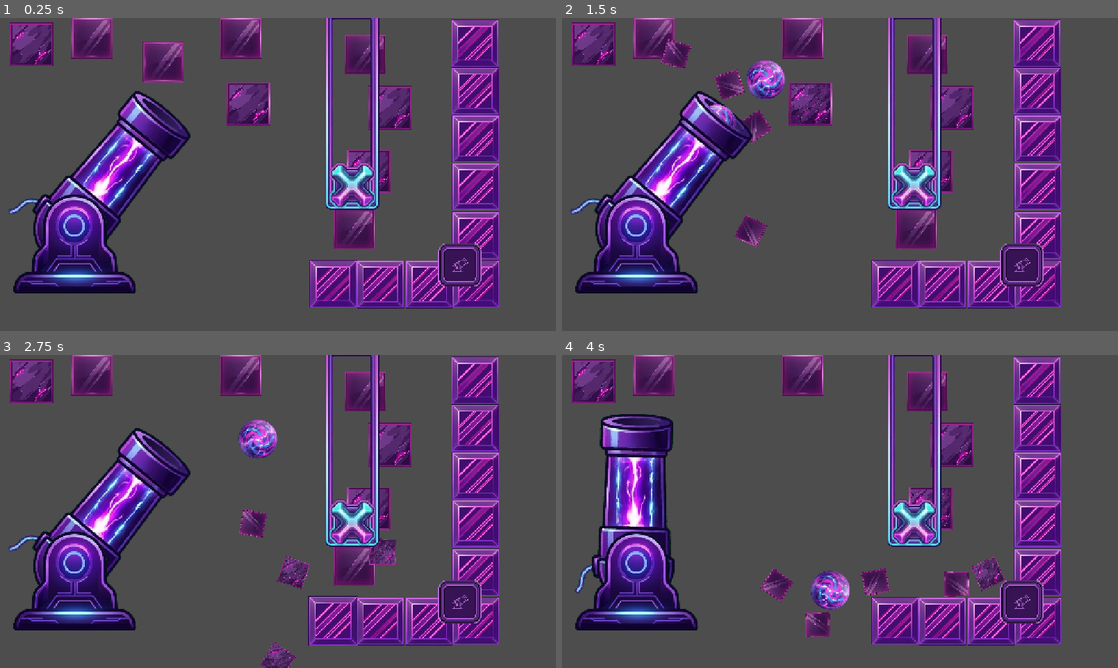
Above: before the commit, frames 1-4 (two rows, left to right).
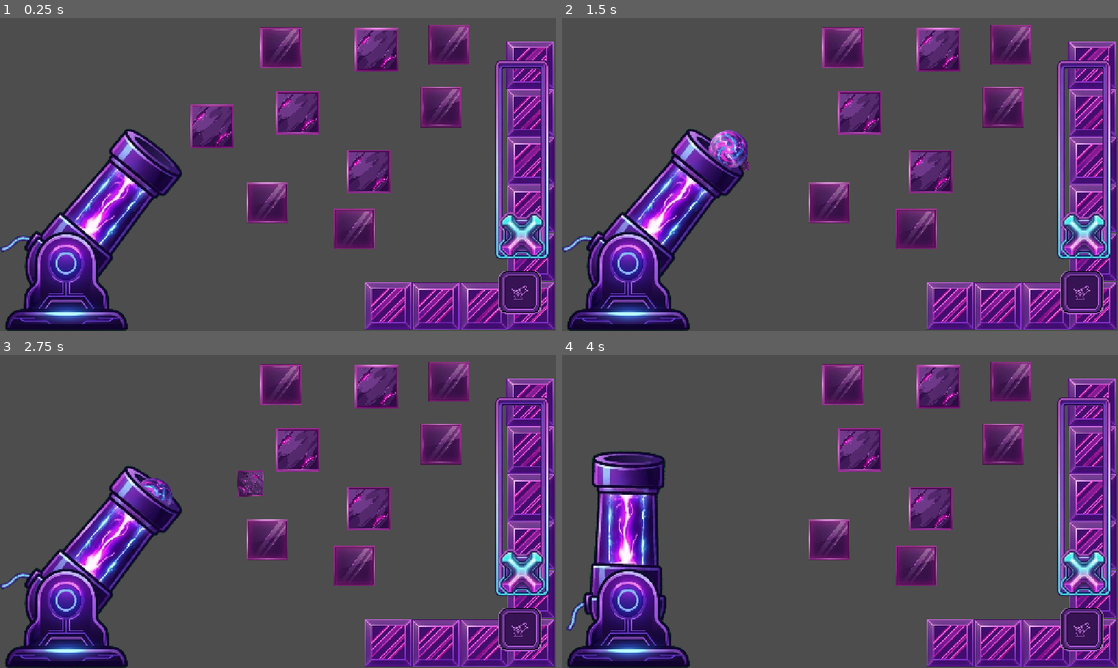
Above: after the commit, the same moments.

Repository: Zidan-09/Arc-Impact
Game: Godot game, scene res://components/cannon-controller/CannonController.tscn
Same seed, same stepped clock (60 frames per second), same inputs: the game is played once before the commit and once after it. This scene is started directly instead of the project's main scene.
Inputs (mouse positions are in pixels of both pictures, inside the frame that each line leads up to; where the layout moved, square brackets give the same spot in the first picture):
- Up to frame 1 (0.25 s): no input
- Up to frame 2 (1.5 s): click (1084, 293) [1023, 265] at 0.5 s; click (1084, 293) [1023, 265] at 1.25 s
- Up to frame 3 (2.75 s): click (522, 630) [461, 602] at 2 s
- Up to frame 4 (4 s): drag from (912, 520) to (662, 533) at 2.77 s; drag from (728, 527) to (656, 376) at 3.52 s

The runs differ from the first frame. In frame 1, 49% of the frame differs, in the area x 0-100%, y 0-100%; in frame 2, 49%; in frame 3, 48%; in frame 4, 49%.

Commit message:
feat(docs): documented the level generation plan

Diff:
--- a/components/cannon-controller/CannonController.tscn
+++ b/components/cannon-controller/CannonController.tscn
@@ -12,16 +12,7 @@
 script = ExtResource("1_vu4is")
 
 [node name="Cannon" parent="." unique_id=1115613926 instance=ExtResource("1_l1rob")]
-position = Vector2(173, 523)
-
-[node name="PowerSlider" parent="." unique_id=199311976 instance=ExtResource("2_vu4is")]
-offset_left = 706.0
-offset_top = -104.0
-offset_right = 706.0
-offset_bottom = -104.0
-scale = Vector2(0.7, 0.7)
-pivot_offset = Vector2(348, 362)
-mouse_filter = 0
+position = Vector2(154, 609)
 
 [node name="GlassSquare" parent="." unique_id=741610891 instance=ExtResource("4_hpp5o")]
 position = Vector2(815, 485)
@@ -37,7 +28,7 @@
 hit_duration = null
 
 [node name="GlassSquare2" parent="." unique_id=1403924009 instance=ExtResource("4_hpp5o")]
-position = Vector2(212.00006, 47.00006)
+position = Vector2(647, 68)
 scale = Vector2(0.1, 0.1)
 velocity_retain = null
 shard_count = null
@@ -50,7 +41,7 @@
 hit_duration = null
 
 [node name="GlassSquare3" parent="." unique_id=1478812978 instance=ExtResource("4_hpp5o")]
-position = Vector2(376, 101)
+position = Vector2(616, 424.99997)
 scale = Vector2(0.1, 0.1)
 velocity_retain = null
 shard_count = null
@@ -63,7 +54,7 @@
 hit_duration = null
 
 [node name="GlassSquare4" parent="." unique_id=571272308 instance=ExtResource("4_hpp5o")]
-position = Vector2(554, 47.000008)
+position = Vector2(1016, 205)
 scale = Vector2(0.1, 0.1)
 velocity_retain = null
 shard_count = null
@@ -76,7 +67,7 @@
 hit_duration = null
 
 [node name="GlassSquare5" parent="." unique_id=1317840172 instance=ExtResource("4_hpp5o")]
-position = Vector2(841, 84)
+position = Vector2(1034, 61)
 scale = Vector2(0.1, 0.1)
 velocity_retain = null
 shard_count = null
@@ -89,61 +80,61 @@
 hit_duration = null
 
 [node name="MetalSquare" parent="." unique_id=759896926 instance=ExtResource("5_pkjfq")]
-position = Vector2(988, 613)
+position = Vector2(1115, 662.99994)
 scale = Vector2(0.2, 0.2)
 hit_scale = null
 hit_duration = null
 
 [node name="MetalSquare8" parent="." unique_id=1435183163 instance=ExtResource("5_pkjfq")]
-position = Vector2(876, 613)
+position = Vector2(1003, 662.99994)
 scale = Vector2(0.2, 0.2)
 hit_scale = null
 hit_duration = null
 
 [node name="MetalSquare9" parent="." unique_id=1158163678 instance=ExtResource("5_pkjfq")]
-position = Vector2(767, 612)
+position = Vector2(894, 661.99994)
 scale = Vector2(0.2, 0.2)
 hit_scale = null
 hit_duration = null
 
 [node name="MetalSquare2" parent="." unique_id=1921474090 instance=ExtResource("5_pkjfq")]
-position = Vector2(1093, 58.00006)
+position = Vector2(1220, 108)
 scale = Vector2(0.2, 0.2)
 hit_scale = null
 hit_duration = null
 
 [node name="MetalSquare3" parent="." unique_id=32481408 instance=ExtResource("5_pkjfq")]
-position = Vector2(1094, 168)
+position = Vector2(1221, 217.99994)
 scale = Vector2(0.2, 0.2)
 hit_scale = null
 hit_duration = null
 
 [node name="MetalSquare4" parent="." unique_id=192707492 instance=ExtResource("5_pkjfq")]
-position = Vector2(1095, 278)
+position = Vector2(1222, 327.99994)
 scale = Vector2(0.2, 0.2)
 hit_scale = null
 hit_duration = null
 
 [node name="MetalSquare5" parent="." unique_id=2110278795 instance=ExtResource("5_pkjfq")]
-position = Vector2(1095, 388)
+position = Vector2(1222, 437.99994)
 scale = Vector2(0.2, 0.2)
 hit_scale = null
 hit_duration = null
 
 [node name="MetalSquare6" parent="." unique_id=844114284 instance=ExtResource("5_pkjfq")]
-position = Vector2(1095, 500)
+position = Vector2(1222, 549.99994)
 scale = Vector2(0.2, 0.2)
 hit_scale = null
 hit_duration = null
 
 [node name="MetalSquare7" parent="." unique_id=816500154 instance=ExtResource("5_pkjfq")]
-position = Vector2(1095, 612)
+position = Vector2(1222, 661.99994)
 scale = Vector2(0.2, 0.2)
 hit_scale = null
 hit_duration = null
 
 [node name="StoneObstacle" parent="." unique_id=1462746437 instance=ExtResource("6_rysqw")]
-position = Vector2(898, 207)
+position = Vector2(867, 73.000015)
 scale = Vector2(0.2, 0.2)
 velocity_retain = null
 shard_count = null
@@ -169,7 +160,7 @@
 hit_duration = null
 
 [node name="StoneObstacle3" parent="." unique_id=275346122 instance=ExtResource("6_rysqw")]
-position = Vector2(572, 197.00002)
+position = Vector2(685, 218)
 scale = Vector2(0.2, 0.2)
 velocity_retain = null
 shard_count = null
@@ -182,22 +173,31 @@
 hit_duration = null
 
 [node name="StoneObstacle4" parent="." unique_id=1033066754 instance=ExtResource("6_rysqw")]
-position = Vector2(72.00003, 61.000015)
-scale = Vector2(0.2, 0.2)
-velocity_retain = null
-shard_count = null
-shard_min_speed = null
-shard_max_speed = null
-shard_spread = null
-shard_min_angular_velocity = null
-shard_max_angular_velocity = null
-hit_scale = null
-hit_duration = null
+position = Vector2(487.99997, 248.99998)
+scale = Vector2(0.2, 0.2)
+velocity_retain = null
+shard_count = null
+shard_min_speed = null
+shard_max_speed = null
+shard_spread = null
+shard_min_angular_velocity = null
+shard_max_angular_velocity = null
+hit_scale = null
+hit_duration = null
+
+[node name="PowerSlider" parent="." unique_id=199311976 instance=ExtResource("2_vu4is")]
+offset_left = 1199.9999
+offset_top = 33.999985
+offset_right = 1199.9999
+offset_bottom = 33.999985
+scale = Vector2(0.7, 0.7)
+pivot_offset = Vector2(2.2856445, 281.99997)
+mouse_filter = 0
 
 [node name="FireButton" parent="." unique_id=844494482 instance=ExtResource("7_fqlvo")]
-offset_left = 1008.0
-offset_top = 518.0
-offset_right = 1108.0
-offset_bottom = 618.0
+offset_left = 1148.0
+offset_top = 581.0
+offset_right = 1248.0
+offset_bottom = 681.0
 ignore_texture_size = true
 stretch_mode = 6
Not shown, added: docs/plan.md
